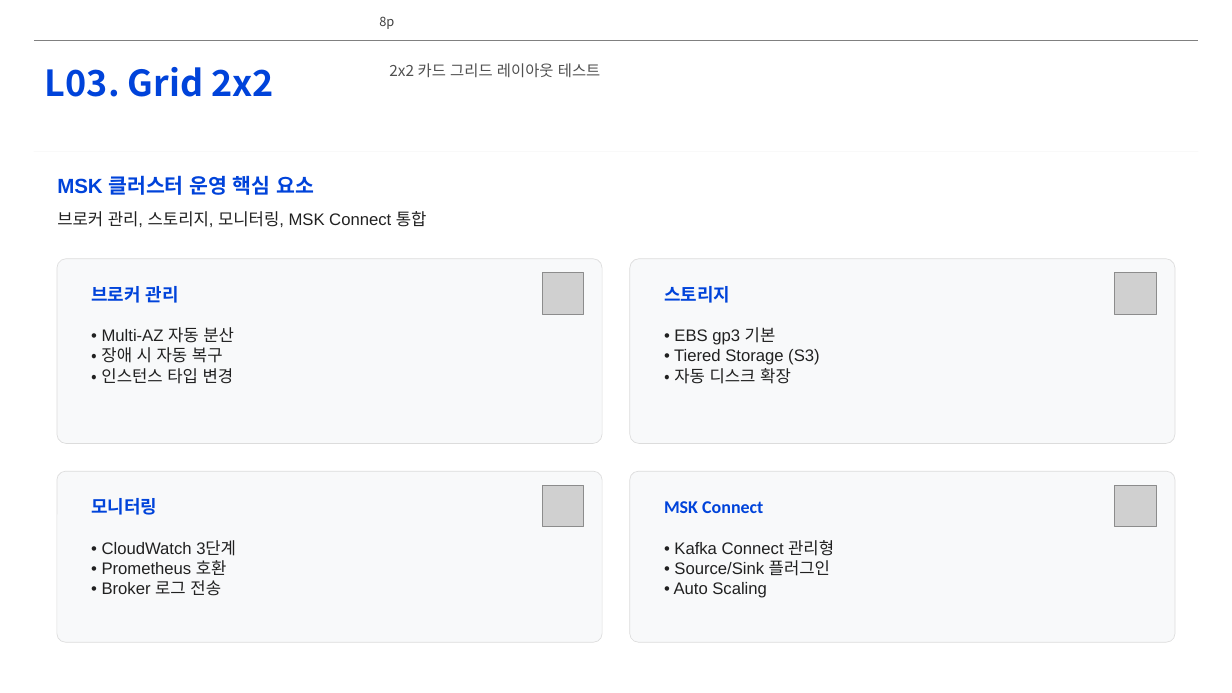
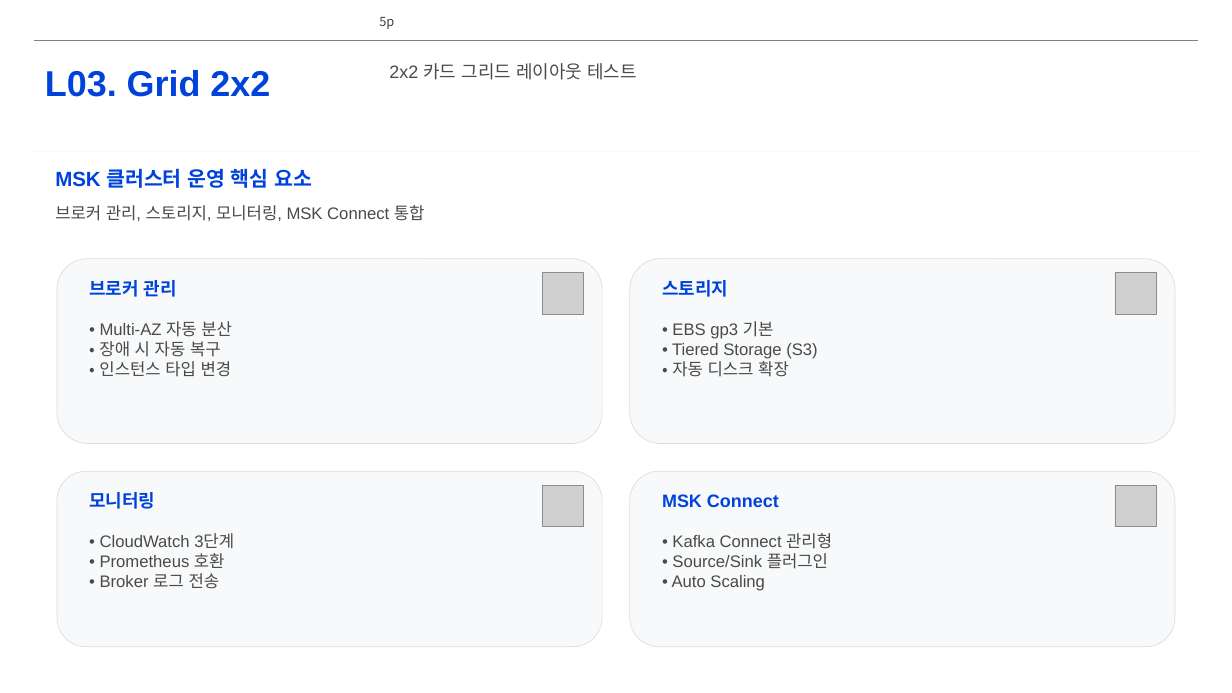
Before and after one commit to lhs6395-hslee/project-steer, a slide deck: slide 5 of results/pptx/AWS_MSK_Expert_Intro.pptx (slide 8 before the commit). Drawn at 1232x693 pixels with LibreOffice and Linux fonts; fonts in the diff are those of the drawing; grey boxes stand for pictures; background and template pictures are left out. Boxes give left, top, right and bottom in pixels: in the first picture for what was removed or moved away, otherwise in the second. Text is boxed around its words. In the diff, an @@ line names an element or a change of style, - is before the commit and + after.

```diff
--- a/results/pptx/AWS_MSK_Expert_Intro.pptx
+++ b/results/pptx/AWS_MSK_Expert_Intro.pptx
@@ text "L03. Grid 2x2" at <box>45,70,270,97</box>: font Noto Sans CJK KR to Arial @@
@@ text "2x2 카드 그리드 레이아웃 테스트" at <box>389,63,637,80</box>: size 12 to 14 pt, font Noto Sans CJK KR to Arial, text colour #505050 to #4A4A4A @@
@@ text "MSK 클러스터 운영 핵심 요소": place and size @@
-text "MSK 클러스터 운영 핵심 요소" at <box>57,175,314,195</box>
+text "MSK 클러스터 운영 핵심 요소" at <box>55,168,312,188</box>
@@ rounded rectangle: place and size @@
-rounded rectangle at <box>57,471,603,642</box>
+rounded rectangle at <box>57,471,603,647</box>
@@ proportions changed in 4 elements at <box>57,259,603,444</box>, <box>630,259,1176,444</box>, <box>57,471,603,647</box>, <box>630,471,1176,647</box> @@
@@ rounded rectangle: place and size @@
-rounded rectangle at <box>630,471,1176,642</box>
+rounded rectangle at <box>630,471,1176,647</box>
@@ font Calibri to Arial in 4 elements at <box>89,280,177,297</box>, <box>662,280,728,297</box>, <box>89,492,155,509</box>, <box>662,494,779,507</box> @@
@@ text colour #212121 to #4A4A4A in 5 elements at <box>55,205,425,221</box>, <box>99,321,232,376</box>, <box>672,321,817,377</box>, <box>100,534,234,589</box>, <box>672,533,832,591</box> @@
```
Also in this commit, not shown: 7 other slides changed, 3 slides removed, 2 other files.
